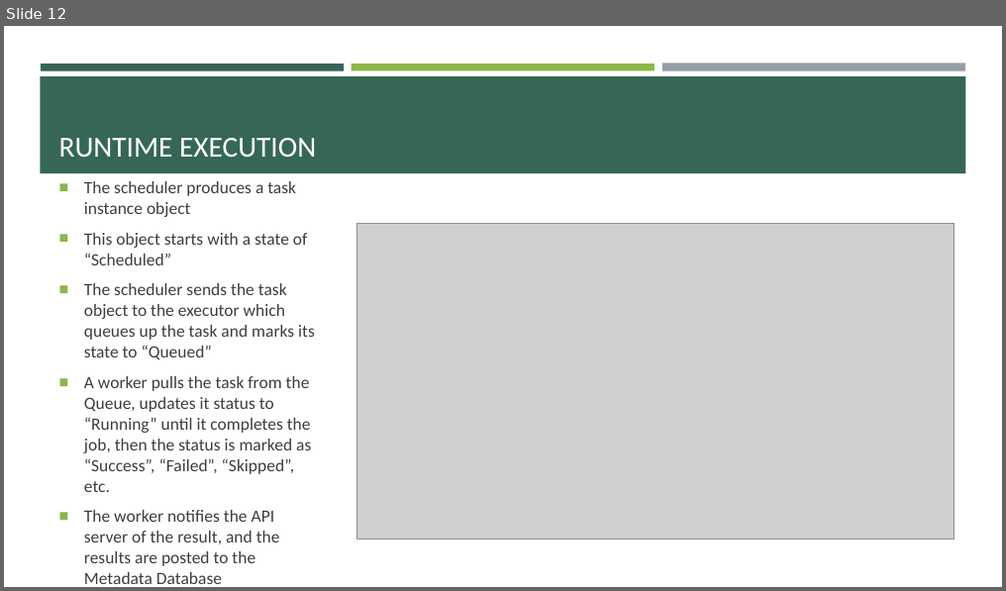
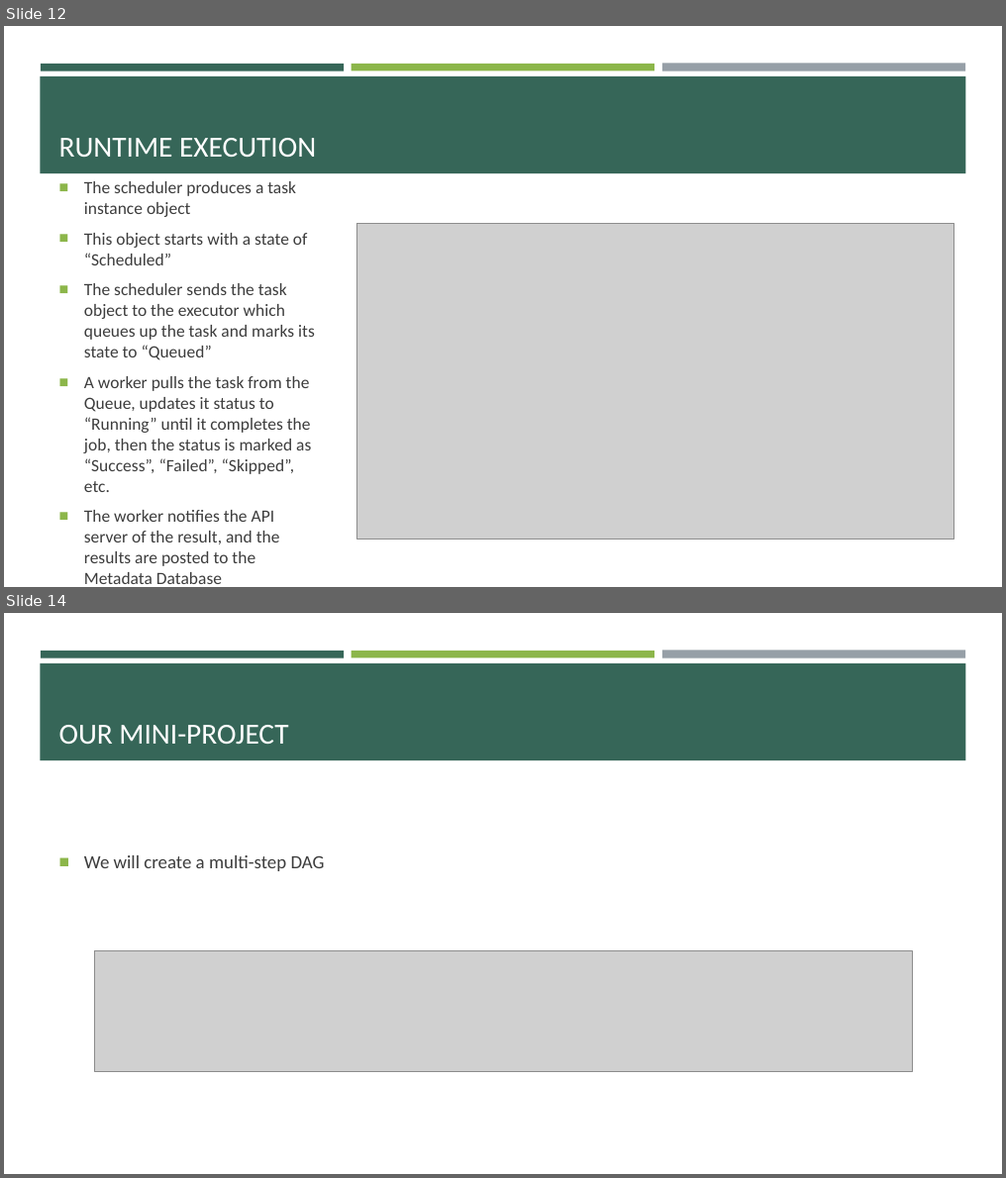
Before and after one commit to e-m-wilson/data_engineering, a slide deck: airflow/Airflow.pptx. Shown one above the other, each under a label of ours: slide 12 before the commit, slides 12 and 14 after it; the slides between them are not shown. The pictures are 1006x591 and 1006x1178 pixels, drawn with LibreOffice and Linux fonts; fonts in the diff are those of the drawing; grey boxes stand for pictures. Boxes give left, top, right and bottom in pixels: in the first picture for what was removed or moved away, otherwise in the second. Text is boxed around its words. In the diff, an @@ line names an element or a change of style, - is before the commit and + after.

```diff
--- a/airflow/Airflow.pptx
+++ b/airflow/Airflow.pptx
@@ slide 14 added at <box>4,613,1002,1174</box>, background #FFFFFF; not listed: 4 template elements that a slide beside it also shows @@
@@ title added at <box>59,725,288,744</box>, 28 pt, text #FFFFFF @@
+OUR MINI-PROJECT
@@ text added at <box>84,856,325,871</box>, 18 pt, text #3D3D3D @@
+■ We will create a multi-step DAG
@@ picture added at <box>94,951,912,1071</box> @@
```
Also in this commit, not shown: 2 slides changed, 11 other slides added.
